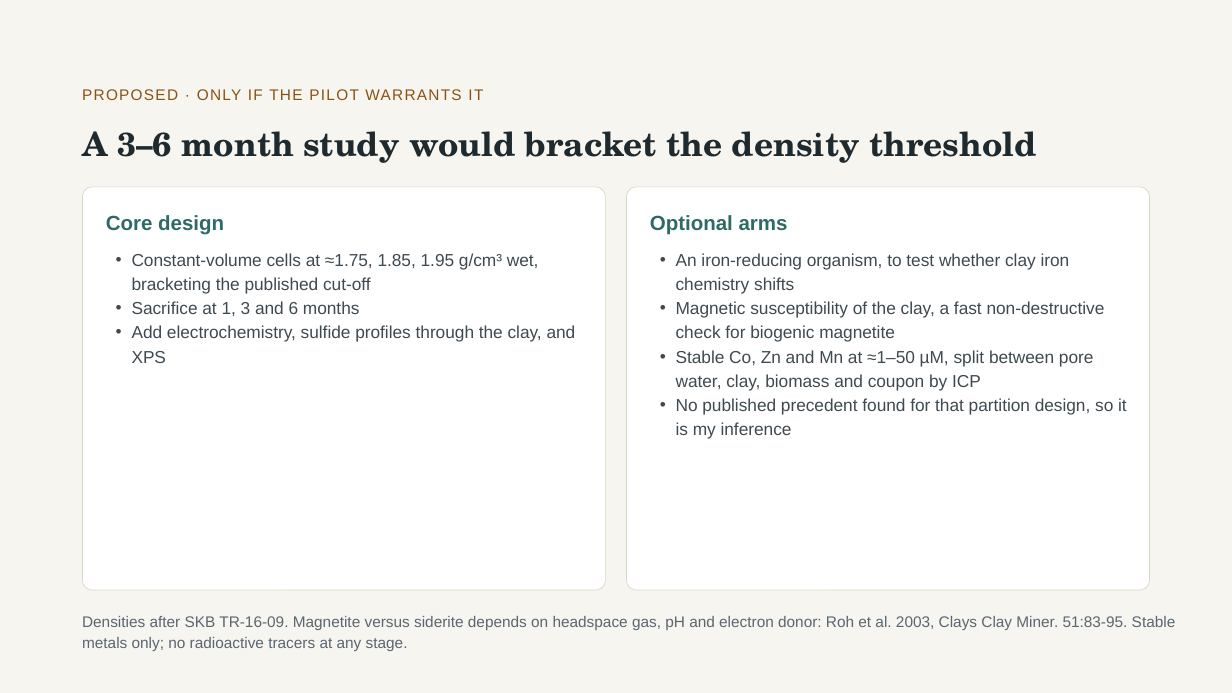
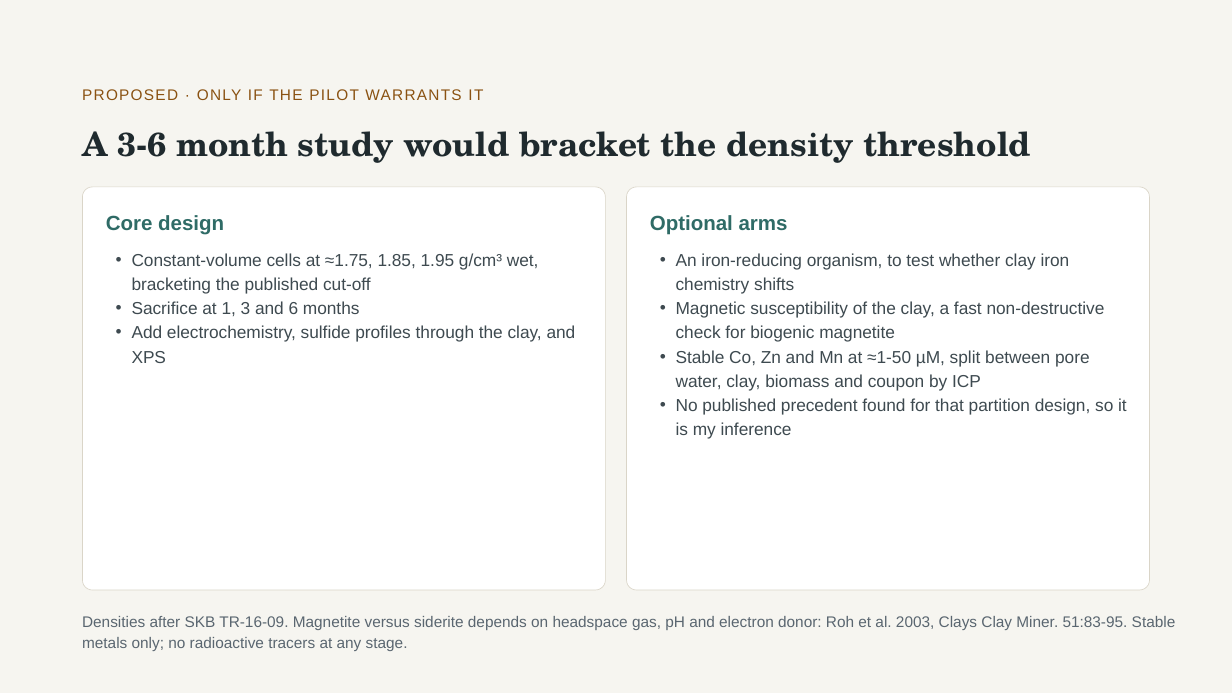
Before and after one commit to aurascoper/flow-cytometry-model-bridge, a slide deck: slide 14 of presentations/Clay_Microbes_Metal_22slides_Flow_Cytometry_Addendum.pptx. Drawn at 1232x693 pixels with LibreOffice and Linux fonts; fonts in the diff are those of the drawing. Boxes give left, top, right and bottom in pixels: in the first picture for what was removed or moved away, otherwise in the second. Text is boxed around its words. In the diff, an @@ line names an element or a change of style, - is before the commit and + after.

```diff
--- a/presentations/Clay_Microbes_Metal_22slides_Flow_Cytometry_Addendum.pptx
+++ b/presentations/Clay_Microbes_Metal_22slides_Flow_Cytometry_Addendum.pptx
@@ title at [82, 131, 1031, 163]: text changed @@
-A 3–6 month study would bracket the density threshold
+A 3-6 month study would bracket the density threshold
@@ text at [676, 350, 1090, 391]: text changed @@
-• Stable Co, Zn and Mn at ≈1–50 µM, split between pore water, clay, biomass and coupon by ICP
+• Stable Co, Zn and Mn at ≈1-50 µM, split between pore water, clay, biomass and coupon by ICP
```
Also in this commit, not shown: 14 other slides changed, 35 other files.
